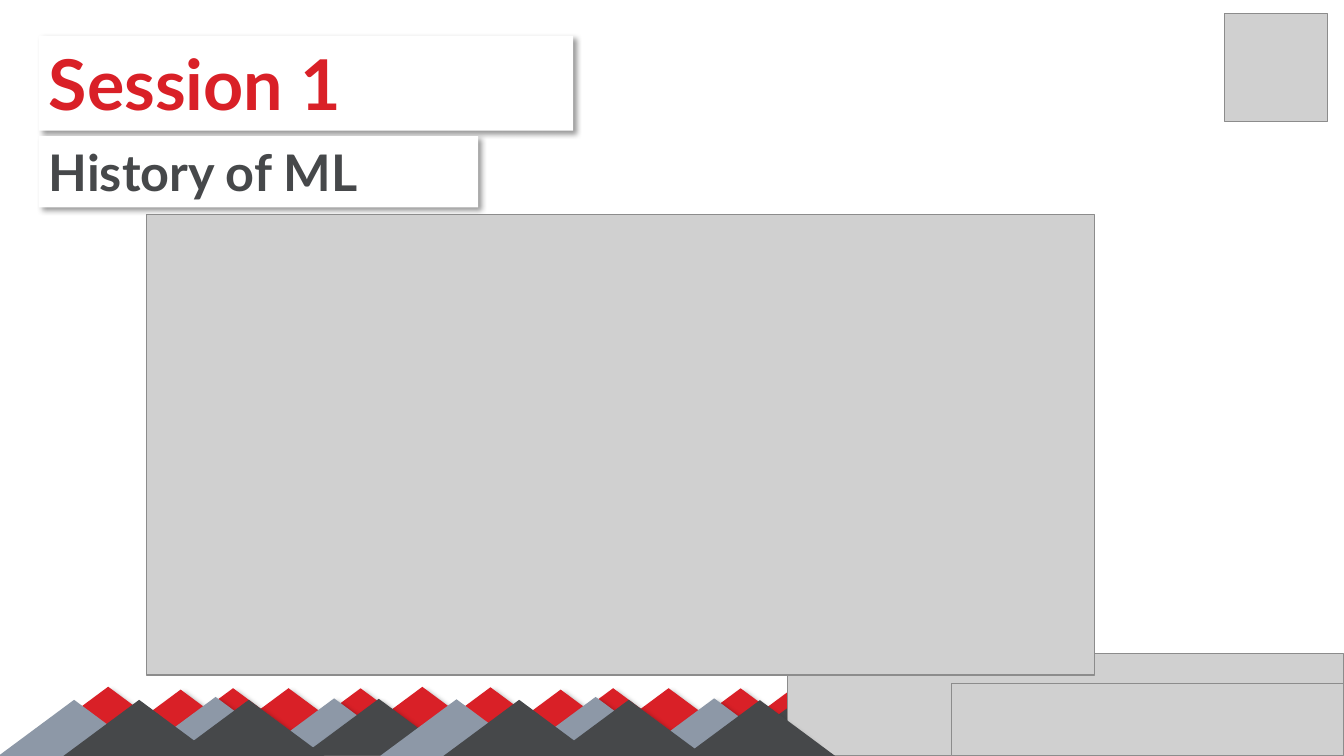
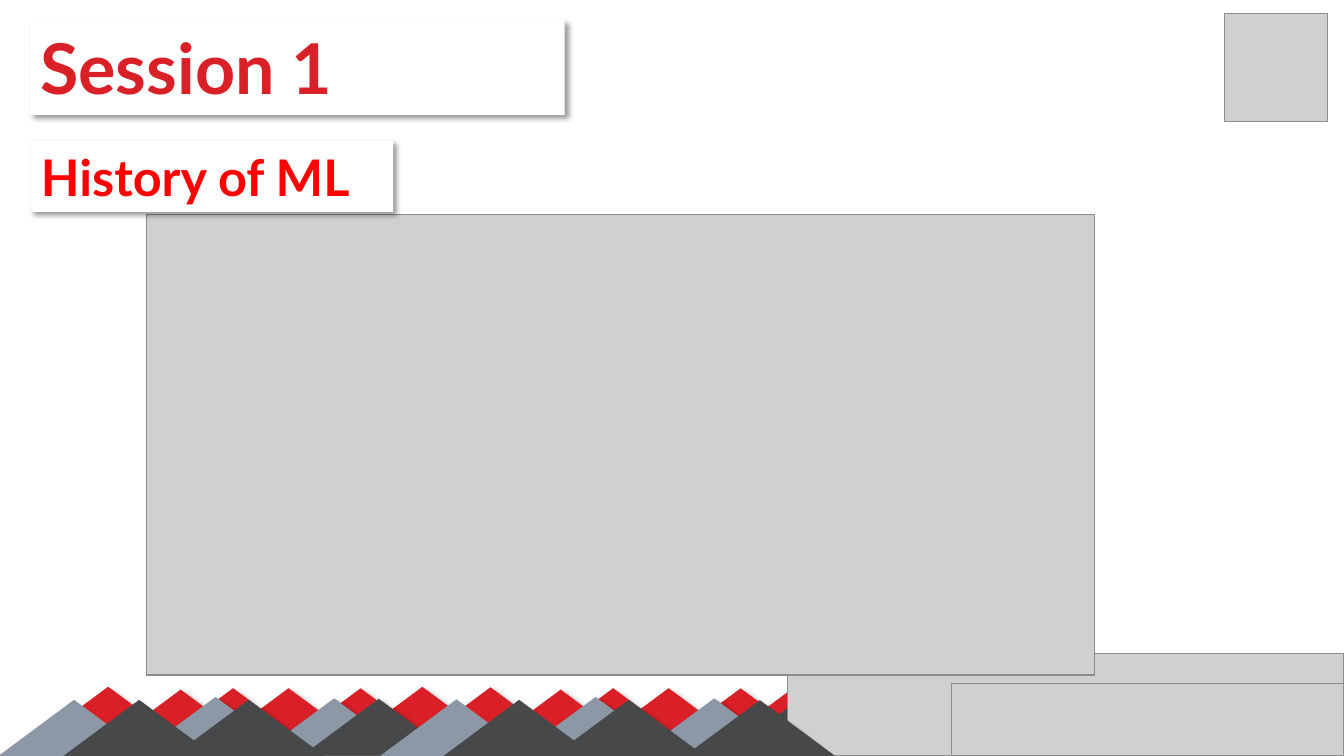
Before and after one commit to SalmaGira/machine-learning-workshop-Kvector, a slide deck: slide 7 of Sessions/Session 1/Session_01.pptx. Drawn at 1344x756 pixels with LibreOffice and Linux fonts; fonts in the diff are those of the drawing; grey boxes stand for pictures. Boxes give left, top, right and bottom in pixels: in the first picture for what was removed or moved away, otherwise in the second. Text is boxed around its words. In the diff, an @@ line names an element or a change of style, - is before the commit and + after.

```diff
--- a/Sessions/Session 1/Session_01.pptx
+++ b/Sessions/Session 1/Session_01.pptx
@@ rectangle "Session 1": place and size @@
-rectangle "Session 1" at <box>39,35,574,130</box>
+rectangle "Session 1" at <box>30,20,565,115</box>
@@ rectangle "History of ML": place and size @@
-rectangle "History of ML" at <box>39,136,479,208</box>
+rectangle "History of ML" at <box>31,141,393,213</box>
@@ rectangle "History of ML" at <box>31,141,393,213</box>: text colour #46484A to #FF0000 @@
```
Also in this commit, not shown: 9 other slides changed, 6 slides added.
